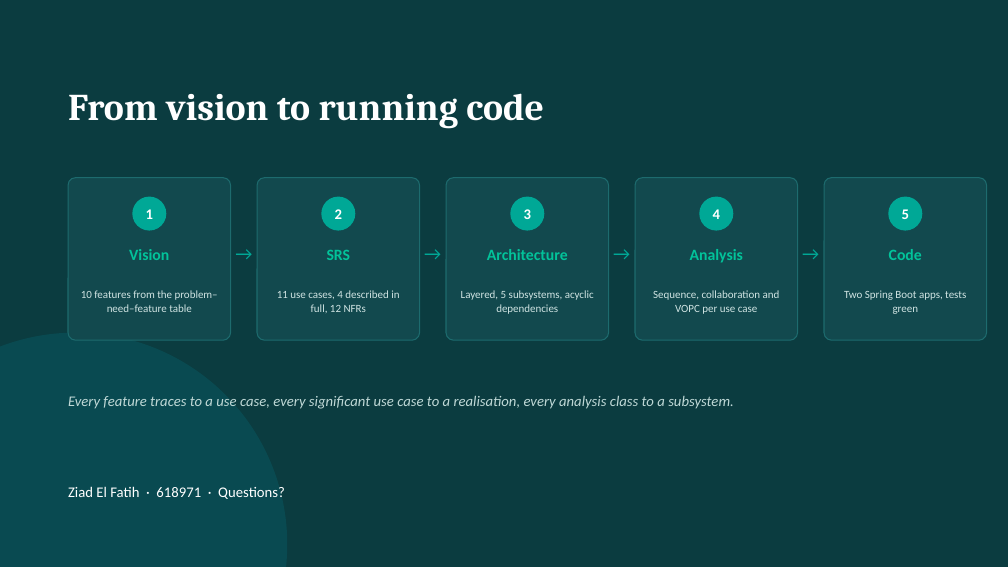
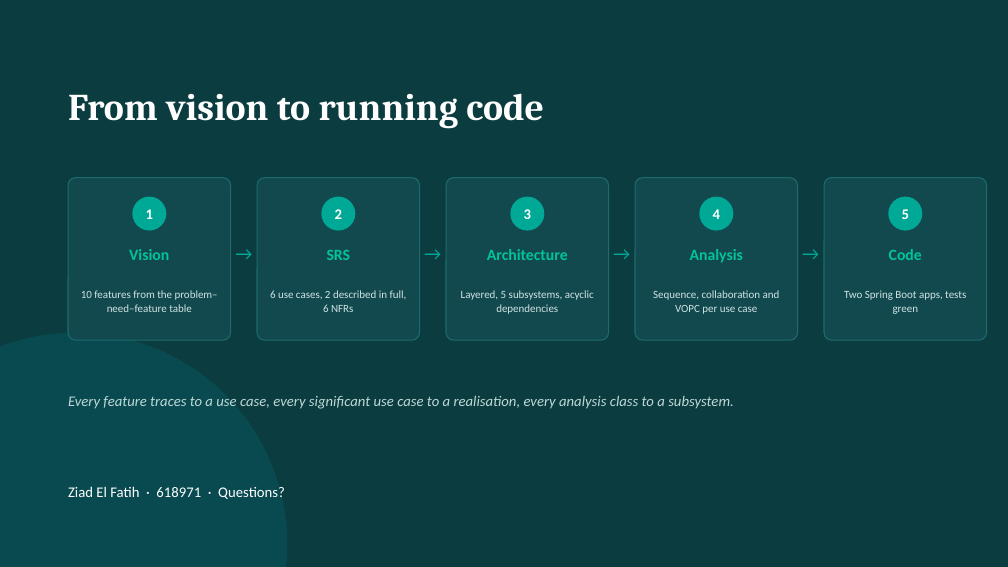
Before and after one commit to ElfatihZiad/eregistrar, a slide deck: slide 11 of presentation/eRegistrar_Requirements_Design.pptx. Drawn at 1008x567 pixels with LibreOffice and Linux fonts; fonts in the diff are those of the drawing. Boxes give left, top, right and bottom in pixels: in the first picture for what was removed or moved away, otherwise in the second. Text is boxed around its words. In the diff, an @@ line names an element or a change of style, - is before the commit and + after.

```diff
--- a/presentation/eRegistrar_Requirements_Design.pptx
+++ b/presentation/eRegistrar_Requirements_Design.pptx
@@ text at [270,290,407,312]: text changed @@
-11 use cases, 4 described in full, 12 NFRs
+6 use cases, 2 described in full, 6 NFRs
```
Also in this commit, not shown: 5 other slides changed, 39 other files.
